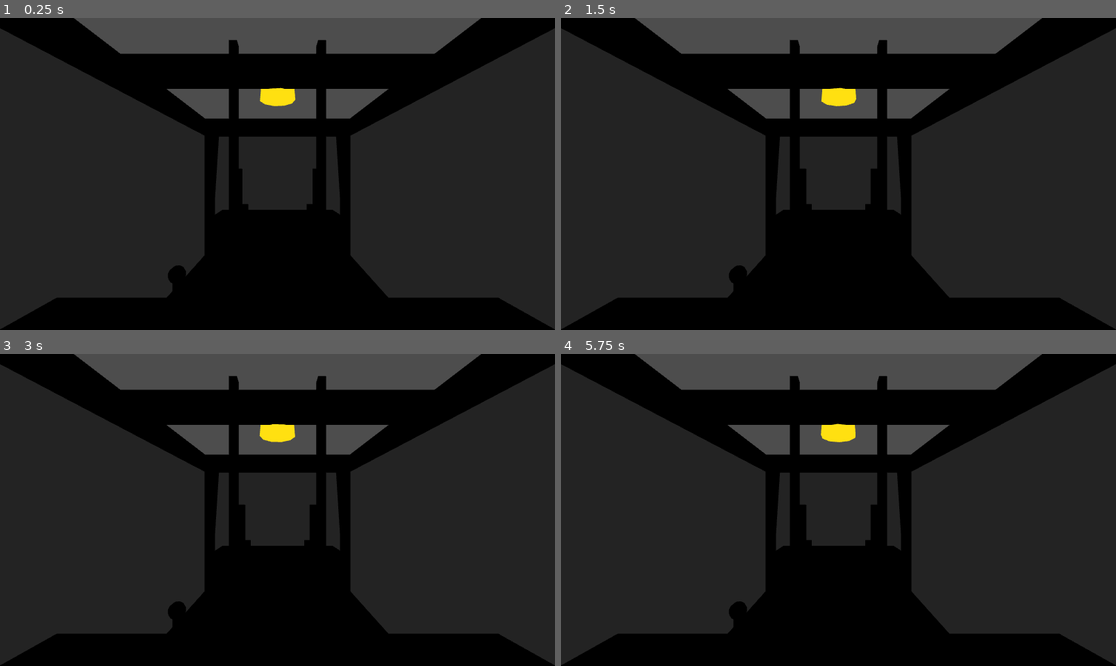
Above: before the commit, frames 1-4 (two rows, left to right).
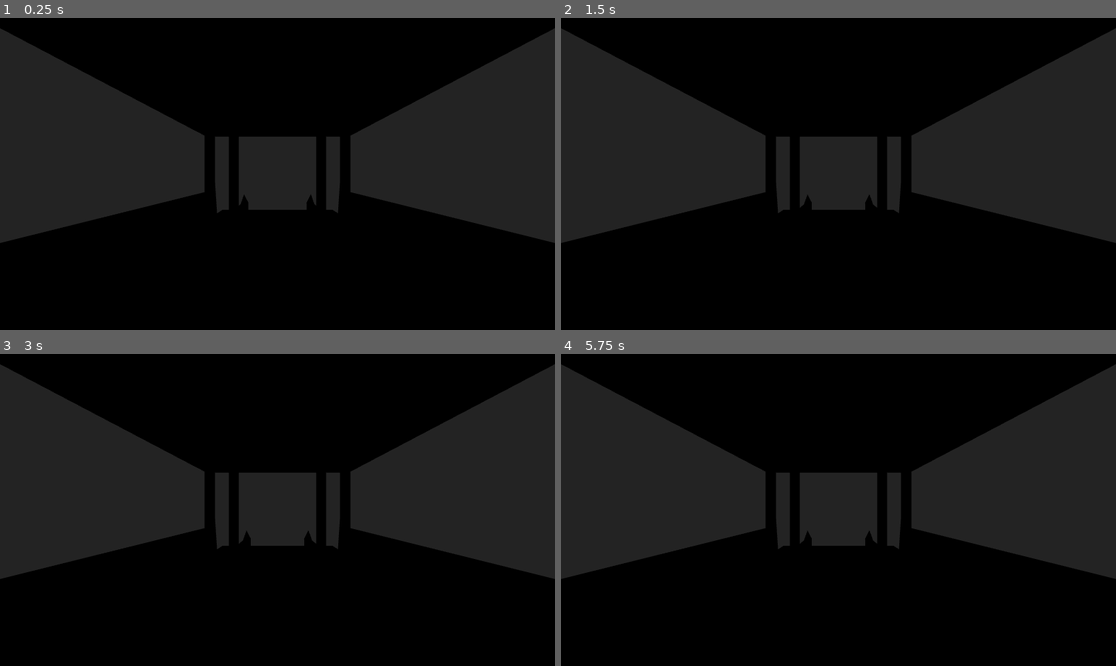
Above: after the commit, the same moments.

Repository: Apn0/CeDo-Sim
Game: Godot game, scene res://src/scenes/vehicles/BaleClamp.tscn
Same seed, same stepped clock (60 frames per second), same inputs: the game is played once before the commit and once after it. This scene is started directly instead of the project's main scene.
Inputs (mouse positions are in pixels of both pictures, inside the frame that each line leads up to):
- Up to frame 1 (0.25 s): no input
- Up to frame 2 (1.5 s): tap Enter (ui_accept) at 0.5 s; move the mouse to (960, 158) at 0.52 s; hold D (move_right) 0.53-1.25 s; hold X (build_delete) 0.53-1.25 s; click (960, 158) at 0.67 s; tap Space (jump) at 0.77, 1.07 s; drag from (727, 189) to (810, 236) at 1.27 s
- Up to frame 3 (3 s): move the mouse to (333, 441) at 2.02 s; hold D (move_right) 2.03-2.75 s; hold F (build_lower) 2.03-2.75 s; drag from (249, 572) to (111, 463) at 2.77 s
- Up to frame 4 (5.75 s): move the mouse to (1005, 556) at 3.52 s; press the mouse at (1005, 556) at 3.53 s; hold Z (forklift_rotator_left) 3.53-4.25 s; tap Space (jump) at 3.77, 4.07 s; release the mouse at (1005, 556) at 4.25 s; drag from (672, 463) to (755, 432) at 4.27 s; move the mouse to (866, 510) at 5.02 s; hold T (forklift_tilt_back) from 5.03 s (still down); hold Q (build_rotate_ccw) from 5.03 s (still down); click (866, 510) at 5.17 s

The runs differ from the first frame. In frame 1, 29% of the frame differs, in the area x 0-100%, y 0-100%; in frame 2, 29%; in frame 3, 29%; in frame 4, 29%.

Commit message:
#169 Bale clamp overhaul — cab, clamp shape, lights, steering, windows
Concrete in-game-reported items from operator verification of D1:

CAB / VISUAL:
  - Solid roof panel added over the ROPS cage (was an open cage, read
    as "no roof").
  - Side doors get a solid lower metal panel (body green) so they read
    as actual doors from outside, not just floating glass + frame.
  - Front + rear windshield tilts INVERTED (operator: "put a minus in
    front of it or remove the minus"). Both windshields and their alu
    frame perimeters flipped together via global basis substitution.
  - Steering column shortened + steering wheel anchored against the dash
    at y=1.58 z=0.26 (was y=1.62 z=0.18, floating ~5cm above the dash).

LIGHTS:
  - Red Mitsubishi sticker on the FRONT was tricking the eye into
    "reverse indicator", driving felt inverted. Re-coloured neutral
    white.
  - White HEADLIGHTS added on the front hood (x=±0.40 z=1.07, emissive
    warm white).
  - Red TAILLIGHTS added on the rear counterweight (x=±0.45 z=-1.92,
    emissive red).
  - Orange beacon moved from cab-roof centre (z=0.0) to rear (z=-0.55)
    for the bale_clamp vehicle_type, via BaseVehicle._vehicle_light_
    layout override.

CLAMP HEAD:
  - Decorative "pulls" (LeftPlateCap / RightPlateCap cylinders on top)
    removed.
  - Front 35° lead-in BEVEL added to each plate (first 25% of the
    1.10 m plate length on the +Z front face) — prism mesh wedge.
  - Top 25° SLANT added to the front edge of each plate's top face.
  - Together the plates now ride around the bale instead of square-
    edging into it.

NOT in this commit (follow-ups if you want them):
  - Hinged door swing (collisions live at body level, not under the
    DoorL/R pivot — needs reparenting + a Door3D-style swing script).
  - Forward/reverse mapping audit — chassis is +Z forward and shares
    Forklift orientation, so the "drive backwards" feel was the red
    sticker confusion (fixed). If W still drives the WRONG way after
    this commit, it is a separate throttle bug worth reporting.

Co-Authored-By: Claude Opus 4.7 <noreply@anthropic.com>

Diff:
--- a/src/scenes/vehicles/BaleClamp.tscn
+++ b/src/scenes/vehicles/BaleClamp.tscn
@@ -145,12 +145,53 @@
 albedo_color = Color(0.78, 0.18, 0.14, 1)
 roughness = 0.55
 
+; #169 — was bright red emission ON THE FRONT, which the operator read as a
+; "reverse" or "danger" indicator and triggered the "feels like driving
+; backwards" confusion. Re-purposed as a neutral white badge.
 [sub_resource type="StandardMaterial3D" id="Mat_sticker"]
+albedo_color = Color(0.92, 0.92, 0.92, 1)
+roughness = 0.45
+
+; #169 — Headlight (white, FRONT), taillight (red, REAR). Emission on so they
+; read as lights at a glance.
+[sub_resource type="StandardMaterial3D" id="Mat_headlight"]
+albedo_color = Color(0.98, 0.96, 0.85, 1)
+roughness = 0.20
+emission_enabled = true
+emission = Color(1.0, 0.96, 0.80, 1)
+emission_energy_multiplier = 0.9
+
+[sub_resource type="StandardMaterial3D" id="Mat_taillight"]
 albedo_color = Color(0.85, 0.10, 0.10, 1)
 roughness = 0.30
 emission_enabled = true
-emission = Color(0.5, 0.05, 0.05, 1)
-emission_energy_multiplier = 0.4
+emission = Color(0.85, 0.05, 0.05, 1)
+emission_energy_multiplier = 0.7
+
+[sub_resource type="BoxMesh" id="BoxMesh_headlight"]
+size = Vector3(0.18, 0.12, 0.04)
+
+[sub_resource type="BoxMesh" id="BoxMesh_taillight"]
+size = Vector3(0.20, 0.12, 0.04)
+
+; #169 — solid cab roof panel (covers the ROPS cage; was an open cage that read
+; as "no roof"). Sits flush with the existing roof bars.
+[sub_resource type="BoxMesh" id="BoxMesh_roof_panel"]
+size = Vector3(1.18, 0.04, 1.95)
+
+[sub_resource type="StandardMaterial3D" id="Mat_roof_panel"]
+albedo_color = Color(0.14, 0.30, 0.18, 1)
+metallic = 0.0
+roughness = 0.70
+
+; #169 — front 35° lead-in bevel + top 25° slant on the clamp plates so they
+; ride around the bale instead of square-edging into it. ~25% of the 1.10 m
+; plate length on the +Z (front) face = 0.275 m wedge.
+[sub_resource type="PrismMesh" id="Prism_plate_front_bevel"]
+size = Vector3(0.12, 1.04, 0.275)
+
+[sub_resource type="PrismMesh" id="Prism_plate_top_slant"]
+size = Vector3(0.12, 0.16, 0.275)
 
 ; #95 — Same cab-glass treatment as the Forklift (BaleClamp shares its chassis):
 ; front windshield + rear window between the ROPS posts; sides stay open.
@@ -182,6 +223,11 @@
 ; #95 side glass + doors (matches Forklift treatment).
 [sub_resource type="BoxMesh" id="BoxMesh_glass_side_door"]
 size = Vector3(0.018, 1.04, 1.82)
+; #169 — solid lower door panel (metal bottom 50 cm of each side door) so the
+; door reads as an actual door from outside, not just floating glass. Painted
+; in the body green via Mat_orange.
+[sub_resource type="BoxMesh" id="BoxMesh_door_lower_panel"]
+size = Vector3(0.022, 0.50, 1.82)
 [sub_resource type="BoxShape3D" id="BoxShape_glass_side_door"]
 size = Vector3(0.030, 1.04, 1.82)
 [sub_resource type="BoxMesh" id="BoxMesh_frame_side_h"]
@@ -307,9 +353,17 @@
 mesh = SubResource("BoxMesh_plate")
 material_override = SubResource("Mat_dark")
 
-[node name="LeftPlateCap" type="MeshInstance3D" parent="MastPivot/LiftCarriage/LeftPlate"]
-transform = Transform3D(0, 0, 1, 0, 1, 0, -1, 0, 0, 0, 0.52, 0)
-mesh = SubResource("CylMesh_plate_cap")
+; #169 — front 35° lead-in bevel (top half of front face) and 25° top slant so
+; the plate doesn't square-edge into the bale. ~25% of the 1.10 m plate length
+; on the +Z (front, toward bale) side.
+[node name="LeftPlateFrontBevel" type="MeshInstance3D" parent="MastPivot/LiftCarriage/LeftPlate"]
+transform = Transform3D(1, 0, 0, 0, 0.819, -0.574, 0, 0.574, 0.819, 0, 0.0, 0.41)
+mesh = SubResource("Prism_plate_front_bevel")
+material_override = SubResource("Mat_dark")
+
+[node name="LeftPlateTopSlant" type="MeshInstance3D" parent="MastPivot/LiftCarriage/LeftPlate"]
+transform = Transform3D(1, 0, 0, 0, 0.906, 0.423, 0, -0.423, 0.906, 0, 0.55, 0.41)
+mesh = SubResource("Prism_plate_top_slant")
 material_override = SubResource("Mat_dark")
 
 [node name="RightPlate" type="Node3D" parent="MastPivot/LiftCarriage"]
@@ -319,9 +373,14 @@
 mesh = SubResource("BoxMesh_plate")
 material_override = SubResource("Mat_dark")
 
-[node name="RightPlateCap" type="MeshInstance3D" parent="MastPivot/LiftCarriage/RightPlate"]
-transform = Transform3D(0, 0, 1, 0, 1, 0, -1, 0, 0, 0, 0.52, 0)
-mesh = SubResource("CylMesh_plate_cap")
+[node name="RightPlateFrontBevel" type="MeshInstance3D" parent="MastPivot/LiftCarriage/RightPlate"]
+transform = Transform3D(1, 0, 0, 0, 0.819, -0.574, 0, 0.574, 0.819, 0, 0.0, 0.41)
+mesh = SubResource("Prism_plate_front_bevel")
+material_override = SubResource("Mat_dark")
+
+[node name="RightPlateTopSlant" type="MeshInstance3D" parent="MastPivot/LiftCarriage/RightPlate"]
+transform = Transform3D(1, 0, 0, 0, 0.906, 0.423, 0, -0.423, 0.906, 0, 0.55, 0.41)
+mesh = SubResource("Prism_plate_top_slant")
 material_override = SubResource("Mat_dark")
 
 ; ── Counterweight (rear) + LPG cylinder strapped on top ──────────────────────
@@ -368,10 +427,36 @@
 mesh = SubResource("BoxMesh_hood")
 material_override = SubResource("Mat_hood")
 
+; #169 — was a bright RED emissive Mitsubishi sticker on the FRONT, which the
+; operator read as a "reverse" indicator and made driving feel inverted. Now a
+; neutral white badge. Real lighting is the HeadlightL/R (front, white) and
+; TaillightL/R (rear, red) pairs below.
 [node name="MitsubishiSticker" type="MeshInstance3D" parent="."]
 transform = Transform3D(1, 0, 0, 0, 1, 0, 0, 0, 1, 0, 1.52, 1.06)
 mesh = SubResource("BoxMesh_sticker")
 material_override = SubResource("Mat_sticker")
+
+; #169 — Front headlights on the hood, low + outboard.
+[node name="HeadlightL" type="MeshInstance3D" parent="."]
+transform = Transform3D(1, 0, 0, 0, 1, 0, 0, 0, 1, -0.40, 1.32, 1.07)
+mesh = SubResource("BoxMesh_headlight")
+material_override = SubResource("Mat_headlight")
+
+[node name="HeadlightR" type="MeshInstance3D" parent="."]
+transform = Transform3D(1, 0, 0, 0, 1, 0, 0, 0, 1, 0.40, 1.32, 1.07)
+mesh = SubResource("BoxMesh_headlight")
+material_override = SubResource("Mat_headlight")
+
+; #169 — Rear taillights on the counterweight back face.
+[node name="TaillightL" type="MeshInstance3D" parent="."]
+transform = Transform3D(1, 0, 0, 0, 1, 0, 0, 0, 1, -0.45, 0.85, -1.92)
+mesh = SubResource("BoxMesh_taillight")
+material_override = SubResource("Mat_taillight")
+
+[node name="TaillightR" type="MeshInstance3D" parent="."]
+transform = Transform3D(1, 0, 0, 0, 1, 0, 0, 0, 1, 0.45, 0.85, -1.92)
+mesh = SubResource("BoxMesh_taillight")
+material_override = SubResource("Mat_taillight")
 
 ; ── Operator seat ────────────────────────────────────────────────────────────
 [node name="SeatBase" type="MeshInstance3D" parent="."]
@@ -385,18 +470,21 @@
 material_override = SubResource("Mat_seat")
 
 ; ── Steering column + wheel ──────────────────────────────────────────────────
+; #169 — steering column now ENDS at the dashboard (y=1.55), wheel sits
+; immediately above the dash on the operator side rather than floating in
+; midair. Was: column y=1.45, wheel y=1.62 (5 cm gap above dash top).
 [node name="SteeringColumn" type="MeshInstance3D" parent="."]
-transform = Transform3D(1, 0, 0, 0, 0.927, -0.375, 0, 0.375, 0.927, 0, 1.45, 0.10)
+transform = Transform3D(1, 0, 0, 0, 0.927, -0.375, 0, 0.375, 0.927, 0, 1.40, 0.18)
 mesh = SubResource("Cyl_steer_col")
 material_override = SubResource("Mat_dark")
 
 [node name="SteeringWheel" type="MeshInstance3D" parent="."]
-transform = Transform3D(1, 0, 0, 0, 0.375, 0.927, 0, -0.927, 0.375, 0, 1.62, 0.18)
+transform = Transform3D(1, 0, 0, 0, 0.375, 0.927, 0, -0.927, 0.375, 0, 1.58, 0.26)
 mesh = SubResource("Torus_steer_wheel")
 material_override = SubResource("Mat_dark")
 
 [node name="SteeringHubChrome" type="MeshInstance3D" parent="."]
-transform = Transform3D(0.10, 0, 0, 0, 0.10, 0, 0, 0, 0.10, 0, 1.62, 0.18)
+transform = Transform3D(0.10, 0, 0, 0, 0.10, 0, 0, 0, 0.10, 0, 1.58, 0.26)
 mesh = SubResource("Sph_lever_knob")
 material_override = SubResource("Mat_chrome")
 
@@ -473,70 +561,85 @@
 mesh = SubResource("BoxMesh_roof_cross")
 material_override = SubResource("Mat_dark")
 
+; #169 — Solid roof panel covering the ROPS cage (was an open cage, operator
+; reported "no roof"). Sits flush with the cross bars at y=2.42, slightly
+; proud of the top so it reads as a real roof from inside the cab.
+[node name="RoofPanel" type="MeshInstance3D" parent="."]
+transform = Transform3D(1, 0, 0, 0, 1, 0, 0, 0, 1, 0, 2.42, -0.10)
+mesh = SubResource("BoxMesh_roof_panel")
+material_override = SubResource("Mat_roof_panel")
+
 ; ── #95 Cab glass: windshield + rear window. #95-fix: 12° forward tilt on
 ;     the front, 8° back tilt on the rear, collision shapes added.
 [node name="WindshieldFront" type="MeshInstance3D" parent="."]
-transform = Transform3D(1, 0, 0, 0, 0.978, -0.208, 0, 0.208, 0.978, 0, 1.92, 0.83)
+transform = Transform3D(1, 0, 0, 0, 0.978, 0.208, 0, -0.208, 0.978, 0, 1.92, 0.83)
 mesh = SubResource("BoxMesh_glass_fr")
 material_override = SubResource("Mat_glass")
 
 [node name="WindshieldFrontCollision" type="CollisionShape3D" parent="."]
-transform = Transform3D(1, 0, 0, 0, 0.978, -0.208, 0, 0.208, 0.978, 0, 1.92, 0.83)
+transform = Transform3D(1, 0, 0, 0, 0.978, 0.208, 0, -0.208, 0.978, 0, 1.92, 0.83)
 shape = SubResource("BoxShape_glass_fr")
 
 [node name="WindshieldRear" type="MeshInstance3D" parent="."]
-transform = Transform3D(1, 0, 0, 0, 0.990, 0.139, 0, -0.139, 0.990, 0, 1.92, -1.03)
+transform = Transform3D(1, 0, 0, 0, 0.990, -0.139, 0, 0.139, 0.990, 0, 1.92, -1.03)
 mesh = SubResource("BoxMesh_glass_fr")
 material_override = SubResource("Mat_glass")
 
 [node name="WindshieldRearCollision" type="CollisionShape3D" parent="."]
-transform = Transform3D(1, 0, 0, 0, 0.990, 0.139, 0, -0.139, 0.990, 0, 1.92, -1.03)
+transform = Transform3D(1, 0, 0, 0, 0.990, -0.139, 0, 0.139, 0.990, 0, 1.92, -1.03)
 shape = SubResource("BoxShape_glass_fr")
 
 ; #95-fix — Aluminium frame perimeter around both windshields.
 [node name="FrameFrontTop" type="MeshInstance3D" parent="."]
-transform = Transform3D(1, 0, 0, 0, 0.978, -0.208, 0, 0.208, 0.978, 0, 2.44, 0.72)
+transform = Transform3D(1, 0, 0, 0, 0.978, 0.208, 0, -0.208, 0.978, 0, 2.44, 0.72)
 mesh = SubResource("BoxMesh_frame_h")
 material_override = SubResource("Mat_alu_frame")
 
 [node name="FrameFrontBot" type="MeshInstance3D" parent="."]
-transform = Transform3D(1, 0, 0, 0, 0.978, -0.208, 0, 0.208, 0.978, 0, 1.40, 0.94)
+transform = Transform3D(1, 0, 0, 0, 0.978, 0.208, 0, -0.208, 0.978, 0, 1.40, 0.94)
 mesh = SubResource("BoxMesh_frame_h")
 material_override = SubResource("Mat_alu_frame")
 
 [node name="FrameFrontL" type="MeshInstance3D" parent="."]
-transform = Transform3D(1, 0, 0, 0, 0.978, -0.208, 0, 0.208, 0.978, -0.52, 1.92, 0.83)
+transform = Transform3D(1, 0, 0, 0, 0.978, 0.208, 0, -0.208, 0.978, -0.52, 1.92, 0.83)
 mesh = SubResource("BoxMesh_frame_v")
 material_override = SubResource("Mat_alu_frame")
 
 [node name="FrameFrontR" type="MeshInstance3D" parent="."]
-transform = Transform3D(1, 0, 0, 0, 0.978, -0.208, 0, 0.208, 0.978, 0.52, 1.92, 0.83)
+transform = Transform3D(1, 0, 0, 0, 0.978, 0.208, 0, -0.208, 0.978, 0.52, 1.92, 0.83)
 mesh = SubResource("BoxMesh_frame_v")
 material_override = SubResource("Mat_alu_frame")
 
 [node name="FrameRearTop" type="MeshInstance3D" parent="."]
-transform = Transform3D(1, 0, 0, 0, 0.990, 0.139, 0, -0.139, 0.990, 0, 2.44, -0.96)
+transform = Transform3D(1, 0, 0, 0, 0.990, -0.139, 0, 0.139, 0.990, 0, 2.44, -0.96)
 mesh = SubResource("BoxMesh_frame_h")
 material_override = SubResource("Mat_alu_frame")
 
 [node name="FrameRearBot" type="MeshInstance3D" parent="."]
-transform = Transform3D(1, 0, 0, 0, 0.990, 0.139, 0, -0.139, 0.990, 0, 1.40, -1.10)
+transform = Transform3D(1, 0, 0, 0, 0.990, -0.139, 0, 0.139, 0.990, 0, 1.40, -1.10)
 mesh = SubResource("BoxMesh_frame_h")
 material_override = SubResource("Mat_alu_frame")
 
 [node name="FrameRearL" type="MeshInstance3D" parent="."]
-transform = Transform3D(1, 0, 0, 0, 0.990, 0.139, 0, -0.139, 0.990, -0.52, 1.92, -1.03)
+transform = Transform3D(1, 0, 0, 0, 0.990, -0.139, 0, 0.139, 0.990, -0.52, 1.92, -1.03)
 mesh = SubResource("BoxMesh_frame_v")
 material_override = SubResource("Mat_alu_frame")
 
 [node name="FrameRearR" type="MeshInstance3D" parent="."]
-transform = Transform3D(1, 0, 0, 0, 0.990, 0.139, 0, -0.139, 0.990, 0.52, 1.92, -1.03)
+transform = Transform3D(1, 0, 0, 0, 0.990, -0.139, 0, 0.139, 0.990, 0.52, 1.92, -1.03)
 mesh = SubResource("BoxMesh_frame_v")
 material_override = SubResource("Mat_alu_frame")
 
 ; #95 — LEFT door + glass.
 [node name="DoorL" type="Node3D" parent="."]
 transform = Transform3D(1, 0, 0, 0, 1, 0, 0, 0, 1, -0.55, 1.92, 0.85)
+
+; #169 — solid lower panel makes the door read as an actual door from outside
+; (was just glass + frame + handle, no body). Painted body green.
+[node name="DoorLLowerPanel" type="MeshInstance3D" parent="DoorL"]
+transform = Transform3D(1, 0, 0, 0, 1, 0, 0, 0, 1, -0.002, -0.26, -0.95)
+mesh = SubResource("BoxMesh_door_lower_panel")
+material_override = SubResource("Mat_orange")
 
 [node name="DoorLGlass" type="MeshInstance3D" parent="DoorL"]
 transform = Transform3D(1, 0, 0, 0, 1, 0, 0, 0, 1, 0, 0, -0.95)
@@ -566,6 +669,11 @@
 [node name="DoorR" type="Node3D" parent="."]
 transform = Transform3D(1, 0, 0, 0, 1, 0, 0, 0, 1, 0.55, 1.92, 0.85)
 
+[node name="DoorRLowerPanel" type="MeshInstance3D" parent="DoorR"]
+transform = Transform3D(1, 0, 0, 0, 1, 0, 0, 0, 1, 0.002, -0.26, -0.95)
+mesh = SubResource("BoxMesh_door_lower_panel")
+material_override = SubResource("Mat_orange")
+
 [node name="DoorRGlass" type="MeshInstance3D" parent="DoorR"]
 transform = Transform3D(1, 0, 0, 0, 1, 0, 0, 0, 1, 0, 0, -0.95)
 mesh = SubResource("BoxMesh_glass_side_door")
--- a/src/scenes/vehicles/BaseVehicle.gd
+++ b/src/scenes/vehicles/BaseVehicle.gd
@@ -1512,6 +1512,12 @@
 		"blue_rear":  Vector3( 0.00, 1.05,-1.55),
 		"beacon":     Vector3( 0.00, 2.40, 0.00),
 	}
+	# #169 — bale clamp wants the orange beacon further back on the cab roof.
+	# Default forklift position (z=0.00, dead-centre) put it visually above the
+	# operator's head; the operator wanted it shifted toward the rear of the
+	# ROPS so it doesn't overlap the steering-view sightline.
+	if vehicle_type == "bale_clamp":
+		d["beacon"] = Vector3(0.0, 2.50, -0.55)
 	if vehicle_type == "merlo" or vehicle_type == "merlo_p40":
 		d["work_FL"]    = Vector3(-0.85, 2.30, 1.20)
 		d["work_FR"]    = Vector3( 0.85, 2.30, 1.20)
